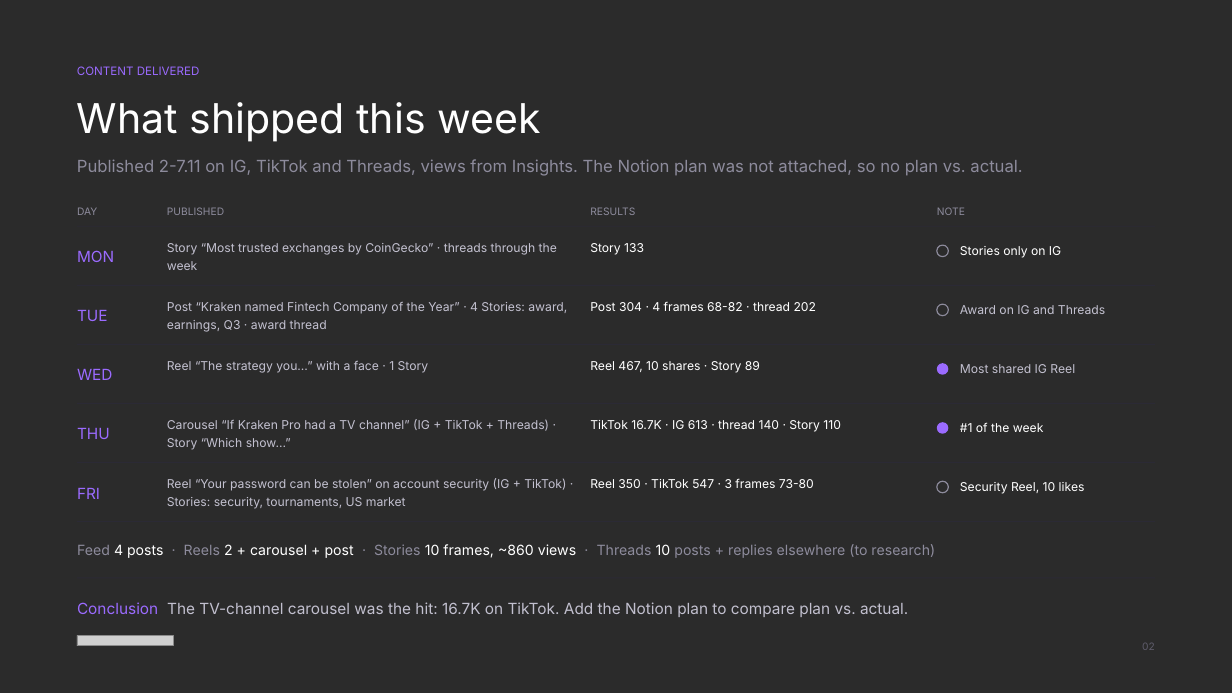
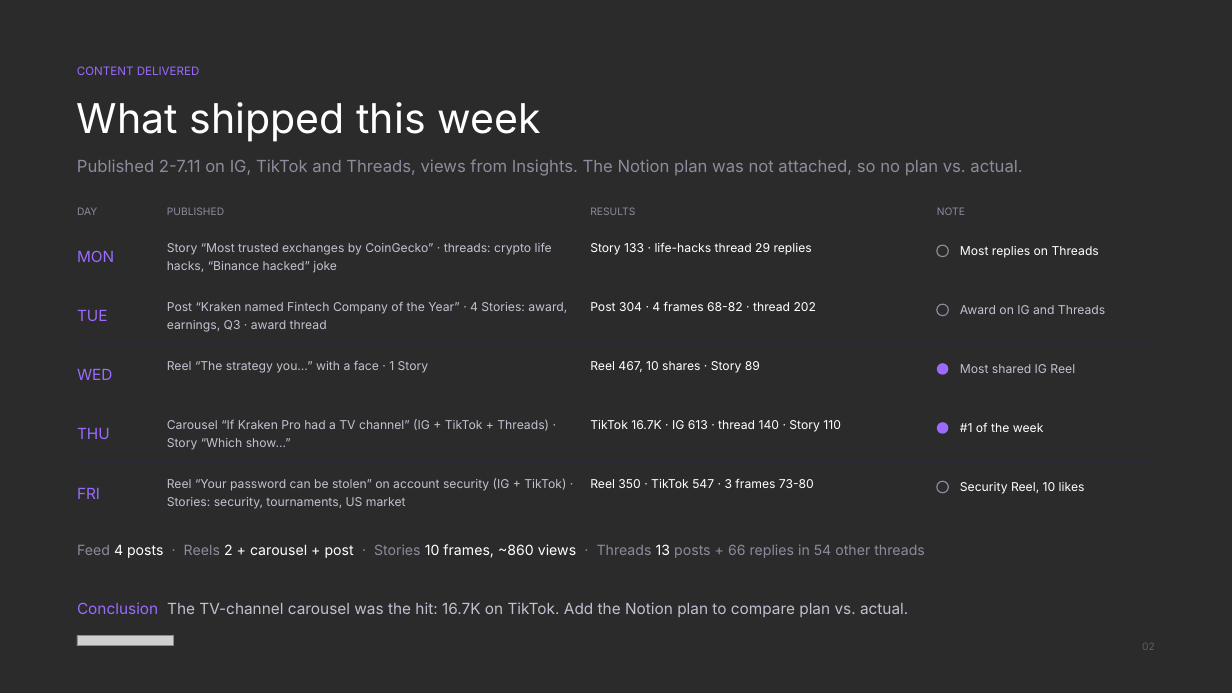
Before and after one commit to mesokla/DJUN, a slide deck: slide 2 of smm-weekly/Kraken_UA_SMM_Weekly_results_02_11-07_11.pptx. Drawn at 1232x693 pixels with LibreOffice and Linux fonts; fonts in the diff are those of the drawing; grey boxes stand for pictures; background and template pictures are left out; a plain dark background stands for a picture behind light text. Boxes give left, top, right and bottom in pixels: in the first picture for what was removed or moved away, otherwise in the second. Text is boxed around its words. In the diff, an @@ line names an element or a change of style, - is before the commit and + after.

```diff
--- a/smm-weekly/Kraken_UA_SMM_Weekly_results_02_11-07_11.pptx
+++ b/smm-weekly/Kraken_UA_SMM_Weekly_results_02_11-07_11.pptx
@@ text at [167,243,552,273]: text changed @@
-Story “Most trusted exchanges by CoinGecko” · threads through the week
+Story “Most trusted exchanges by CoinGecko” · threads: crypto life hacks, “Binance hacked” joke
@@ text at [590,242,812,255]: text changed @@
-Story 133
+Story 133 · life-hacks thread 29 replies
@@ text at [960,246,1099,258]: text changed @@
-Stories only on IG
+Most replies on Threads
@@ text at [77,544,924,558]: text changed @@
-Feed 4 posts · Reels 2 + carousel + post · Stories 10 frames, ~860 views · Threads 10 posts + replies elsewhere (to research)
+Feed 4 posts · Reels 2 + carousel + post · Stories 10 frames, ~860 views · Threads 13 posts + 66 replies in 54 other threads
```
Also in this commit, not shown: 3 other slides changed.
